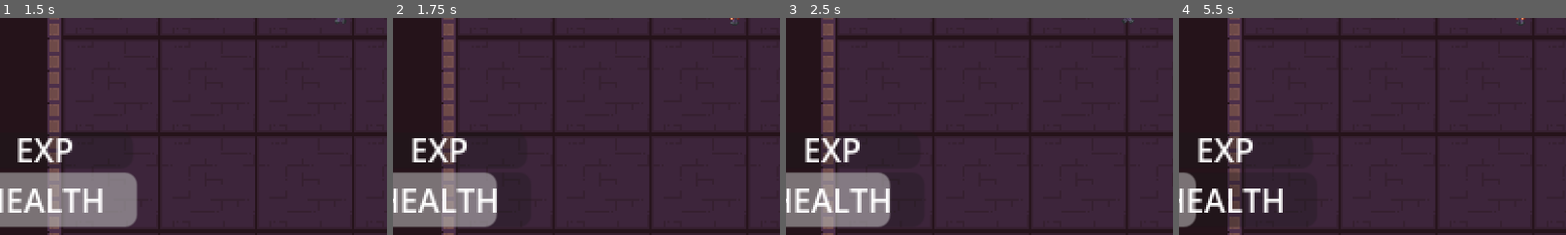
Above: before the commit, frames 1-4 (left to right).
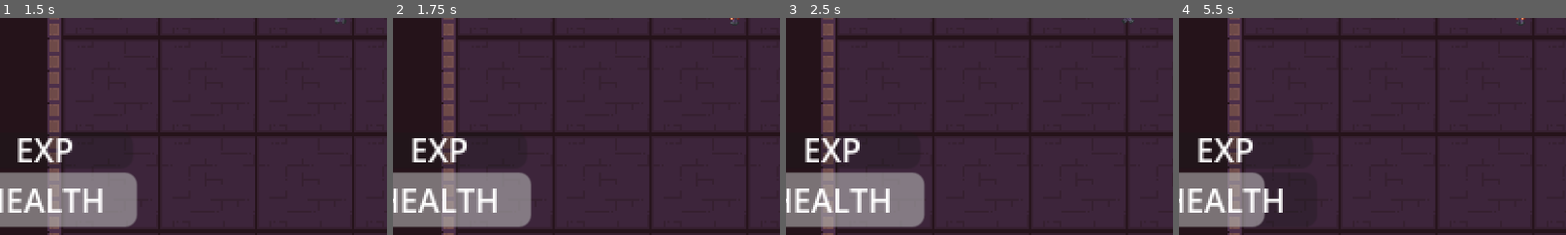
Above: after the commit, the same moments.

Repository: jusMarz/TheVampiresMileniumTome
Game: Godot game, scene res://assets/scenes/main_menu.tscn
Same seed, same stepped clock (60 frames per second), same inputs: the game is played once before the commit and once after it.
Inputs (mouse positions are % of the whole screen's width and height, from its top left):
- Up to frame 1 (1.5 s): click "Start" at 0.5 s; tap Enter (ui_accept) at 1.25 s; move the mouse to (72, 45) at 1.27 s; tap A (a) at 1.35 s
- Up to frame 2 (1.75 s): tap Enter (ui_accept) at 1.52 s; click (72, 45) at 1.55 s
- Up to frame 3 (2.5 s): move the mouse to (30, 55) at 2.02 s; click (30, 55) at 2.1 s; tap Enter (ui_accept) at 2.27 s; tap D (d) at 2.3 s
- Up to frame 4 (5.5 s): move the mouse to (60, 28) at 2.77 s; tap D (d) at 2.85 s; tap S (s) at 3.05, 3.6 s; move the mouse to (45, 70) at 3.52 s; tap Enter (ui_accept) at 3.77, 4.52, 5.27 s; tap W (w) at 3.8, 4.35 s; move the mouse to (80, 65) at 4.27 s; tap A (a) at 4.55, 5.1 s; move the mouse to (20, 35) at 5.02 s; click (20, 35) at 5.3 s
The pictures show only the part of the screen within x 6-56%, y 50-100%; the shares and areas given below are measured in that part.

Frame 1 is identical in both runs. In frame 2, 2.3% of the frame differs, in the area x 24-36%, y 70-97%; in frame 3, 2.3%; in frame 4, 4.1%, in the area x 2-23%, y 70-97%.

Commit message:
Add files via upload
Coding Convention

Diff:
--- a/game/assets/scenes/Hurtbox.tscn
+++ b/game/assets/scenes/Hurtbox.tscn
@@ -1,6 +1,6 @@
 [gd_scene load_steps=2 format=3 uid="uid://bfvwjfqddctl6"]
 
-[ext_resource type="Script" path="res://assets/scripts/Hurtbox.gd" id="1_aj6j7"]
+[ext_resource type="Script" path="res://assets/scripts/hurtbox.gd" id="1_aj6j7"]
 
 [node name="hurtbox" type="Area2D"]
 script = ExtResource("1_aj6j7")
--- a/game/assets/scenes/diddler.tscn
+++ b/game/assets/scenes/diddler.tscn
@@ -1,10 +1,10 @@
 [gd_scene load_steps=28 format=3 uid="uid://d3xj1rqwc4g06"]
 
-[ext_resource type="Script" path="res://assets/scripts/Enemy.gd" id="1_0q3oi"]
-[ext_resource type="Texture2D" uid="uid://dx3favhebj1hq" path="res://assets/sprites/PC Computer - Koumajou Densetsu Scarlet Symphony - Armored Skeleton White.png" id="2_wpm3d"]
+[ext_resource type="Script" path="res://assets/scripts/enemy.gd" id="1_wvtgf"]
+[ext_resource type="Texture2D" uid="uid://d0frfxekfssr0" path="res://assets/sprites/PC Computer - Koumajou Densetsu Scarlet Symphony - Armored Skeleton White.png" id="2_wpm3d"]
 [ext_resource type="AudioStream" uid="uid://cpu18et6fmpbd" path="res://assets/music/slendytubbies - tinky winky scream-yt.savetube.me.mp3" id="3_vjxbe"]
 [ext_resource type="PackedScene" uid="uid://bfvwjfqddctl6" path="res://assets/scenes/Hurtbox.tscn" id="5_sdjan"]
-[ext_resource type="Script" path="res://assets/scripts/Hitbox.gd" id="5_v0cbf"]
+[ext_resource type="Script" path="res://assets/scripts/hitbox.gd" id="5_v0cbf"]
 
 [sub_resource type="AtlasTexture" id="AtlasTexture_q1cme"]
 atlas = ExtResource("2_wpm3d")
@@ -209,7 +209,7 @@
 size = Vector2(10.25, 17)
 
 [node name="Diddler" type="Node2D"]
-script = ExtResource("1_0q3oi")
+script = ExtResource("1_wvtgf")
 SPEED = 60
 AGGRO_RANGE = 10
 
--- a/game/assets/scenes/game.tscn
+++ b/game/assets/scenes/game.tscn
@@ -4,8 +4,8 @@
 [ext_resource type="PackedScene" uid="uid://d5xen3ar7chq" path="res://assets/scenes/camera_2d.tscn" id="2_lpvbn"]
 [ext_resource type="Texture2D" uid="uid://ds7nwsmvcp878" path="res://assets/sprites/Dungeon_Tileset.png" id="3_rr8hl"]
 [ext_resource type="PackedScene" uid="uid://b42s3fbj1ftwn" path="res://assets/scenes/coin.tscn" id="4_lqmm2"]
-[ext_resource type="Script" path="res://assets/scripts/HealthBar.gd" id="4_yroxu"]
-[ext_resource type="Script" path="res://assets/scripts/ExpBar.gd" id="5_ke5ws"]
+[ext_resource type="Script" path="res://assets/scripts/health_bar.gd" id="4_yroxu"]
+[ext_resource type="Script" path="res://assets/scripts/exp_bar.gd" id="5_ke5ws"]
 [ext_resource type="PackedScene" uid="uid://cacnl41ok7hlq" path="res://assets/scenes/spawning_area.tscn" id="6_2tijx"]
 [ext_resource type="PackedScene" uid="uid://d3xj1rqwc4g06" path="res://assets/scenes/diddler.tscn" id="6_oygqr"]
 [ext_resource type="Script" path="res://assets/scripts/spawning_area.gd" id="7_cfnce"]
--- a/game/assets/scenes/hitbox.tscn
+++ b/game/assets/scenes/hitbox.tscn
@@ -1,6 +1,6 @@
 [gd_scene load_steps=2 format=3 uid="uid://bits4hoyumw2p"]
 
-[ext_resource type="Script" path="res://assets/scripts/Hitbox.gd" id="1_feisc"]
+[ext_resource type="Script" path="res://assets/scripts/hitbox.gd" id="1_feisc"]
 
 [node name="hitbox" type="Area2D"]
 script = ExtResource("1_feisc")
--- a/game/assets/scenes/main_menu.tscn
+++ b/game/assets/scenes/main_menu.tscn
@@ -1,7 +1,7 @@
 [gd_scene load_steps=3 format=3 uid="uid://d63u7yarcyut"]
 
-[ext_resource type="Script" path="res://assets/scripts/MainMenu.gd" id="1_ty4wp"]
-[ext_resource type="Texture2D" uid="uid://bjj8b0b78gm4" path="res://assets/sprites/The-Millennium-Tomb-5-27-2025.png" id="2_8umq0"]
+[ext_resource type="Script" path="res://assets/scripts/main_menu.gd" id="1_ty4wp"]
+[ext_resource type="Texture2D" uid="uid://ddwqqtnkku1m0" path="res://assets/sprites/The-Millennium-Tomb-5-27-2025.png" id="2_8umq0"]
 
 [node name="MainMenu" type="Control"]
 layout_mode = 3
--- a/game/assets/scenes/player.tscn
+++ b/game/assets/scenes/player.tscn
@@ -3,7 +3,7 @@
 [ext_resource type="Script" path="res://assets/scripts/player.gd" id="1_t023x"]
 [ext_resource type="PackedScene" uid="uid://d2g1xej3ju72g" path="res://assets/scenes/fireball.tscn" id="2_reeqi"]
 [ext_resource type="SpriteFrames" uid="uid://b2bns7scxkcdo" path="res://assets/scenes/node_2d.tres" id="2_wue3j"]
-[ext_resource type="PackedScene" uid="uid://bfvwjfqddctl6" path="res://assets/scenes/hurtbox.tscn" id="6_a84rx"]
+[ext_resource type="PackedScene" uid="uid://bfvwjfqddctl6" path="res://assets/scenes/Hurtbox.tscn" id="6_a84rx"]
 [ext_resource type="PackedScene" uid="uid://ckj6fyot54nf2" path="res://assets/scenes/slash.tscn" id="12_wu12t"]
 
 [sub_resource type="CapsuleShape2D" id="CapsuleShape2D_nglft"]
@@ -40,6 +40,7 @@
 shape = SubResource("CapsuleShape2D_nglft")
 
 [node name="Hurtbox" parent="." instance=ExtResource("6_a84rx")]
+ALIGNMENT = "GOOD"
 
 [node name="Hurtbox" type="CollisionShape2D" parent="Hurtbox"]
 position = Vector2(-0.5, -15)
--- /dev/null
+++ b/game/assets/scripts/enemy.gd
@@ -0,0 +1,108 @@
+extends Node2D
+@onready var timer = $Timer
+
+#enemy stats
+
+@onready var animation_player = $AnimationPlayer
+@onready var audio_stream_player_2d = $AnimatedSprite2D/AudioStreamPlayer2D
+@onready var player = get_node("/root/Game/Player")
+
+@export var health = 100
+@export var SPEED = 80
+enum State {Idle,Aggresive,Stunned,Dead,Attacking}
+var stun_meter = 0;
+var knockback = 0;
+@export var state : State
+@export var AGGRO_MIN = 200;
+@export var AGGRO_RANGE = 200
+
+@export var DAMAGE = 15
+@export var STUN  = 0.0
+@export var KNOCKBACK = 1
+
+
+@export var coin : PackedScene
+
+signal get_experience
+
+# Called when the node enters the scene tree for the first time.
+func _ready():
+	var exp_bar = get_node_or_null("/root/Game/Player/Camera2D/Exp")
+	if exp_bar and not get_experience.is_connected(exp_bar._on_increaseExp):
+		get_experience.connect(exp_bar._on_increaseExp)
+
+#Used to get the angle to the player
+func getangleto(thing):
+	return (atan2((-position.y + thing.position.y),(-position.x + thing.position.x)))
+
+# Called every frame. 'delta' is the elapsed time since the previous frame.
+func _process(delta):
+	var distance = sqrt(pow((player.position.y - position.y),2) + pow((player.position.x - position.x),2))
+	var angle = getangleto(player)
+	if health <= 0:
+		state = State.Dead
+	else:
+		if knockback < 0:
+			knockback = 0
+		if knockback:
+			position.x += delta * 30 * -(cos(angle)) * knockback
+			position.y += delta * 30 * -(sin(angle)) * knockback
+			knockback = knockback - 30 * delta
+		if stun_meter:
+			state = State.Stunned
+		else:
+			if distance > AGGRO_MIN + AGGRO_RANGE:
+				if state != State.Attacking:
+					state = State.Idle
+			else: if distance < AGGRO_MIN:
+				if distance < 35:
+					state = State.Attacking
+				else:
+					if state != State.Attacking:
+						$AnimationPlayer.queue("chasing")
+						state = State.Aggresive
+
+
+	match state:
+		State.Dead:
+			if timer.is_stopped():
+				print("timer start")
+				timer.start()
+				emit_signal("get_experience")
+				spawnCoins()
+		State.Aggresive:
+			if audio_stream_player_2d.playing:
+				audio_stream_player_2d.play()
+			position.x += delta * (cos(angle)) * SPEED
+			position.y += delta * (sin(angle)) * SPEED
+		State.Idle:
+			audio_stream_player_2d.stop()
+			animation_player.play("chasing")
+		State.Stunned:
+			stun_meter -= 1 * delta
+			if stun_meter < 0:
+				stun_meter = 0;
+		State.Attacking:
+			if animation_player.current_animation != "attack":
+				animation_player.stop()
+				animation_player.play("attack")
+			if (animation_player.current_animation == "attack") && (animation_player.current_animation_position > .9):
+				state =  State.Idle
+		_:
+			pass
+
+func spawnCoins():
+	pass
+	#var c = coin.instantiate()
+	#owner.add_child(c)
+	##c.transform = $Node2D.global_transform
+
+
+func _on_timer_timeout():
+	print("HEY")
+	queue_free()
+	pass # Replace with function body.
+
+func give_stats():
+	var attack_stats = [DAMAGE,STUN,KNOCKBACK,"EVIL"]
+	return attack_stats
--- /dev/null
+++ b/game/assets/scripts/exp_bar.gd
@@ -0,0 +1,19 @@
+extends ProgressBar
+
+@onready var diddler = $"../../../Diddler"
+signal increase_level
+# Called when the node enters the scene tree for the first time.
+func _ready():
+	$"../../../Diddler".connect("get_experience", _on_increaseExp)
+
+func _on_increaseExp():
+	value+=35
+	print("INCREASE EXP")
+	pass
+
+# Called every frame. 'delta' is the elapsed time since the previous frame.
+func _process(delta):
+	if value>=100:
+		emit_signal("increase_level")
+		value-=100
+	pass
--- a/game/assets/scripts/fireball.gd
+++ b/game/assets/scripts/fireball.gd
@@ -3,7 +3,7 @@
 @onready var timer = $Timer
 @onready var animated_sprite = $AnimatedSprite2D
 @onready var collision = $FireBallHitBox/CollisionShape2D
-@onready var mousePos = Vector2(0,0)
+@onready var mouse_pos = Vector2(0,0)
 
 var object_scene = preload("res://assets/scenes/fireball.tscn")
 
@@ -31,7 +31,7 @@
 func _on_shoots():
 	print("shoot signal recieved")
 	shooting = true
-	mousePos = get_global_mouse_position()
+	mouse_pos = get_global_mouse_position()
 	angle = get_angle_to_target_node()
 	#visible = true
 	#collision.disabled = false
--- a/game/assets/scripts/fireball_new_script.gd
+++ b/game/assets/scripts/fireball_new_script.gd
@@ -6,7 +6,7 @@
 var angle =0
 var shooting = true
 signal shoots
-@export var DAMAGE = 99
+@export var DAMAGE = 25
 @export var STUN  = 0.00
 @export var KNOCKBACK = 1
 
@@ -50,12 +50,12 @@
 func _on_area_2d_body_entered(body):
 	var bodies = area_2d.get_overlapping_bodies()
 	var count = 0
-	var playerColide = false
+	var player_colide = false
 	for things in bodies:
 		print(things)
 		if things.to_string().contains("Player"):
 			print("hit player")
-			playerColide = true
+			player_colide = true
 		if things.to_string().contains("TileMap"):
 			print("delete ball")
 			print(bodies.size())
--- /dev/null
+++ b/game/assets/scripts/health_bar.gd
@@ -0,0 +1,16 @@
+extends ProgressBar
+
+@onready var player = %Player # get it somewhere
+
+# Called when the node enters the scene tree for the first time.
+func _ready():
+	max_value=player.health
+	min_value=0
+	pass # Replace with function body.
+
+func _on_increseExp():
+	max_value +=15
+# Called every frame. 'delta' is the elapsed time since the previous frame.
+func _process(delta):
+	value = player.health
+	pass
--- /dev/null
+++ b/game/assets/scripts/hitbox.gd
@@ -0,0 +1,11 @@
+extends Area2D
+
+@onready var diddler = $".."
+@export var ALIGNMENT: String
+@export var DAMAGE = 25
+@export var STUN  = 0.00
+@export var KNOCKBACK = 1
+
+func give_stats():
+	var attack_stats = [DAMAGE,STUN,KNOCKBACK,"EVIL"]
+	return attack_stats
--- /dev/null
+++ b/game/assets/scripts/hurtbox.gd
@@ -0,0 +1,20 @@
+extends Area2D
+@onready var timer = $Timer
+@onready var parent = get_parent()
+@export var ALIGNMENT: String
+
+
+func _on_area_entered(area):
+	#print (str(parent)+"this is the parent " + str(area))
+	var attack = area.get_parent()
+	if ((attack.has_method("give_stats"))):
+		var stats = attack.give_stats()
+		#print(stats)
+		if ALIGNMENT == stats[3]:
+			print("WORKS")
+		else:
+			#print(str(parent) + ": " + str(attack)+" up in my area")
+			parent.health = parent.health - stats[0]
+			parent.stun_meter = parent.stun_meter + stats[1]
+			parent.knockback = parent.stun_meter + stats[2]
+	pass # Replace with function body.
--- /dev/null
+++ b/game/assets/scripts/main_menu.gd
@@ -0,0 +1,18 @@
+extends Control
+
+
+# Called when the node enters the scene tree for the first time.
+func _ready():
+	pass # Replace with function body.
+
+
+# Called every frame. 'delta' is the elapsed time since the previous frame.
+func _process(delta):
+	pass
+
+
+
+
+func _on_button_pressed():
+	get_tree().change_scene_to_file("res://assets/scenes/game.tscn")
+	pass # Replace with function body.
--- a/game/assets/scripts/player.gd
+++ b/game/assets/scripts/player.gd
@@ -31,7 +31,7 @@
 @export var slashing = false
 
 func _ready():
-	$Camera2D/Exp.connect("increaseLevel", _on_increaseLevel)
+	$Camera2D/Exp.connect("increase_level", _on_increaseLevel)
 
 
 func _on_increaseLevel():
--- a/game/assets/scripts/slash.gd
+++ b/game/assets/scripts/slash.gd
@@ -17,8 +17,6 @@
 	$"..".connect("slashes", _on_slashes)
 
 
-
-
 # Called every frame. 'delta' is the elapsed time since the previous frame.
 func _process(delta):
 
@@ -29,7 +27,6 @@
 	pass
 
 func _on_slashes():
-
 	slash(get_global_mouse_position())
 
 func slash(mousePosition : Vector2):
@@ -45,10 +42,6 @@
 
 
 
-
-
-
-
 func give_stats():
 	var attack_stats = [DAMAGE,STUN,KNOCKBACK,"GOOD"]
 	return attack_stats
Not shown: 1 places in game/assets/scenes/fireball.tscn that only renumber resources
